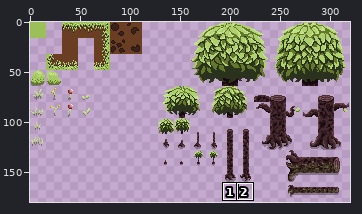
One commit to this sprite sheet: Artwork/TileSets/TileMaps/Flora.png. Above, an overview of the earlier version with the close-up marked.
Close-up. First the earlier version:
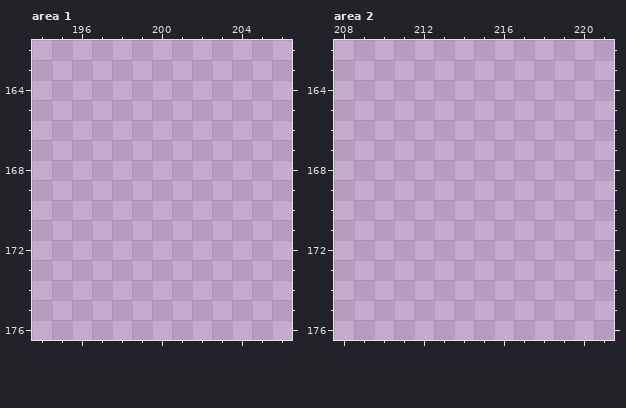
The file is 320x320 pixels. Colours within 5 levels of each other are drawn and written as one. Shown: area 1: x 194..206, y 162..176; area 2: x 208..221, y 162..176. The wide view leaves out empty margins. The commit also changed other parts of the picture, which this record leaves out.
Palette (. is transparent): 
New version:
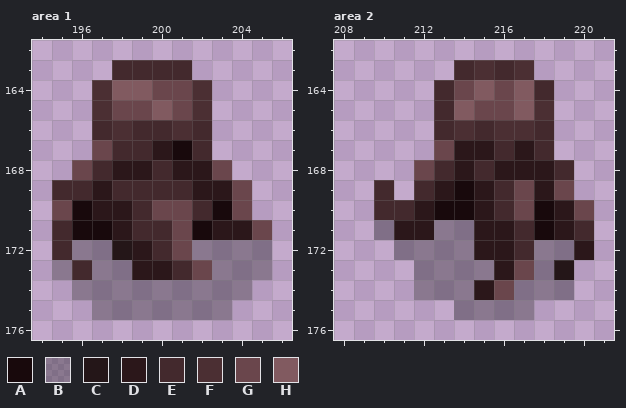
Colours new in this view: A #18090c  B #15141455  C #241618  D #2b171a  E #43292d  F #4b2f33  G #6a464c  H #815a60
Diff:
Changed rows in their new state; - is an unchanged pixel.
Area 1:
first column x 195:
163 ---EEEE----
164 --FHHGGF---
165 --FGGHGF---
166 --EFEEFE---
167 --GEEDAE---
168 -GEDDEDDG--
169 EEDEEEEDDG-
170 GADDEGGEAG-
171 EAADEEGADDG
172 EBBCDEGBBBB
173 BEBBDDEGBBB
174 -BBBBBBBBB-
175 --BBBBBBB--
Area 2:
first column x 210:
163 ----EFEF---
164 ---EGHGHE--
165 ---EHGGHF--
166 ---EFEFFE--
167 ---GDDEDE--
168 --GEDEDDDE-
169 E-EDADEGDG-
170 EEDAADEGADG
171 BDDBBDDEADE
172 -BBBBDDEBBD
173 --BBBBDGBC-
174 --BBBDGBBB-
175 ----BBBB---
